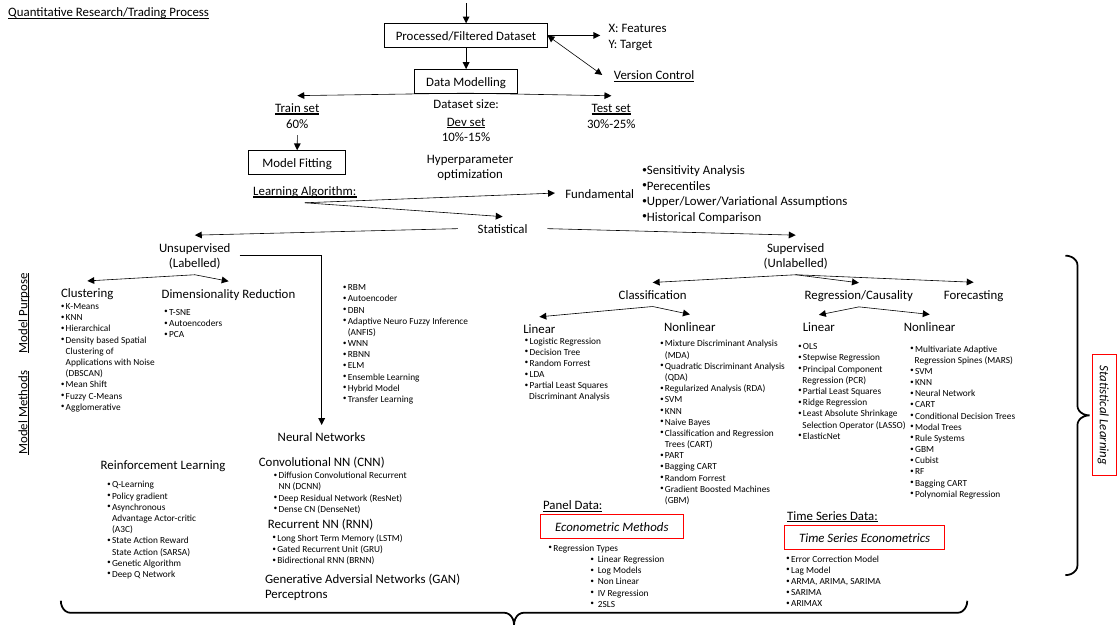
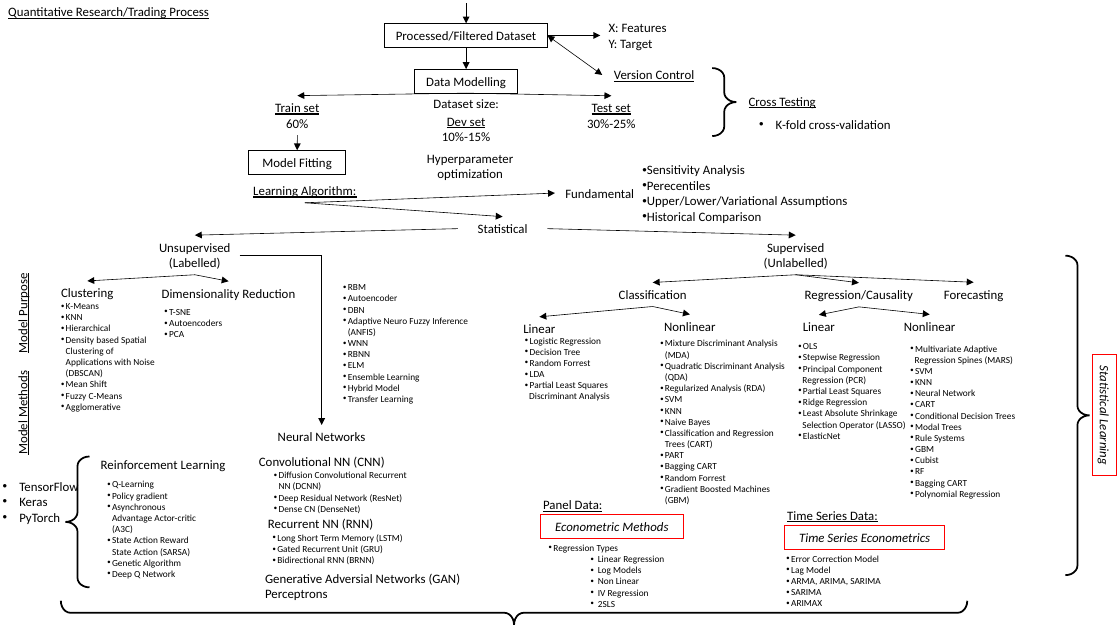
Before and after one commit to RobertHennings/MasterQuantFinanceCAU_Courses_Projects, a slide deck: slide 2 of QuantitativeResearchTradingProcess.pptx. Drawn at 1120x630 pixels with LibreOffice and Linux fonts; fonts in the diff are those of the drawing. Boxes give left, top, right and bottom in pixels: in the first picture for what was removed or moved away, otherwise in the second. Text is boxed around its words. In the diff, an @@ line names an element or a change of style, - is before the commit and + after.

```diff
--- a/QuantitativeResearchTradingProcess.pptx
+++ b/QuantitativeResearchTradingProcess.pptx
@@ right brace added at (x1=712, y1=68, x2=737, y2=136), outline #000000 1.5 pt @@
@@ text added at (x1=749, y1=97, x2=815, y2=109), 11 pt, text #000000, underline @@
+Cross Testing
@@ text added at (x1=776, y1=120, x2=891, y2=129), 11 pt, text #000000 @@
+• K-fold cross-validation
@@ right brace added at (x1=66, y1=456, x2=90, y2=587), outline #000000 1.5 pt @@
@@ text added at (x1=19, y1=480, x2=78, y2=524), 11 pt, text #000000 @@
+• TensorFlow
+• Keras
+• PyTorch
```
Also in this commit, not shown: 3 other slides changed, 1 slide added, 16 other files.
